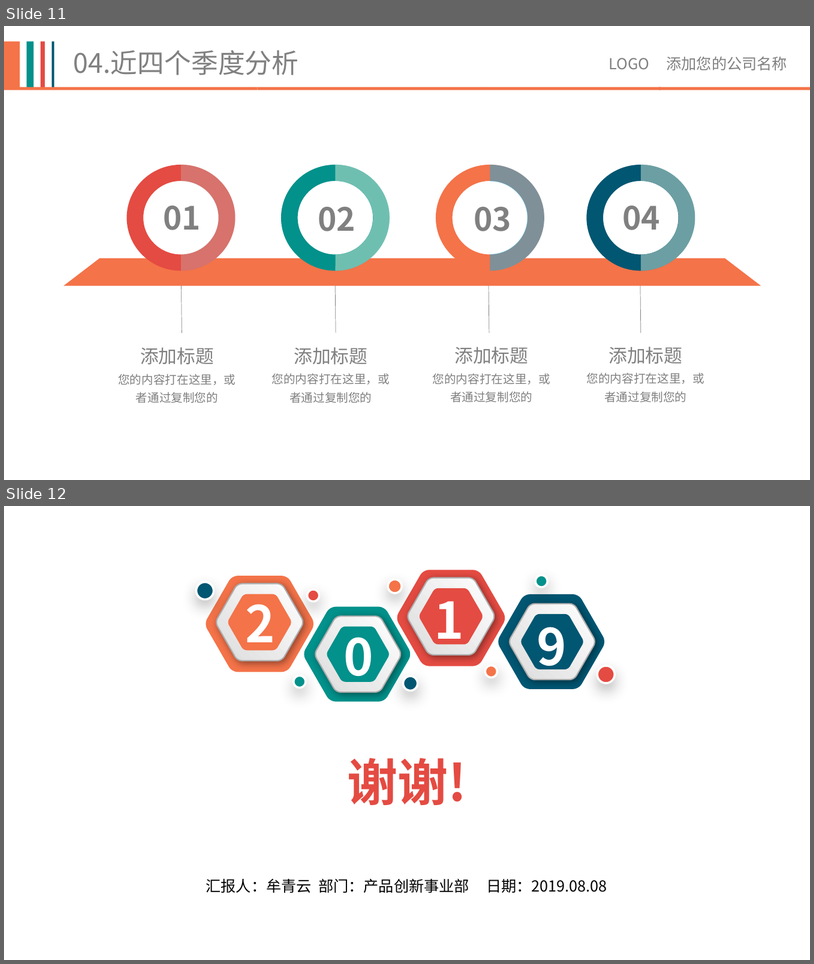
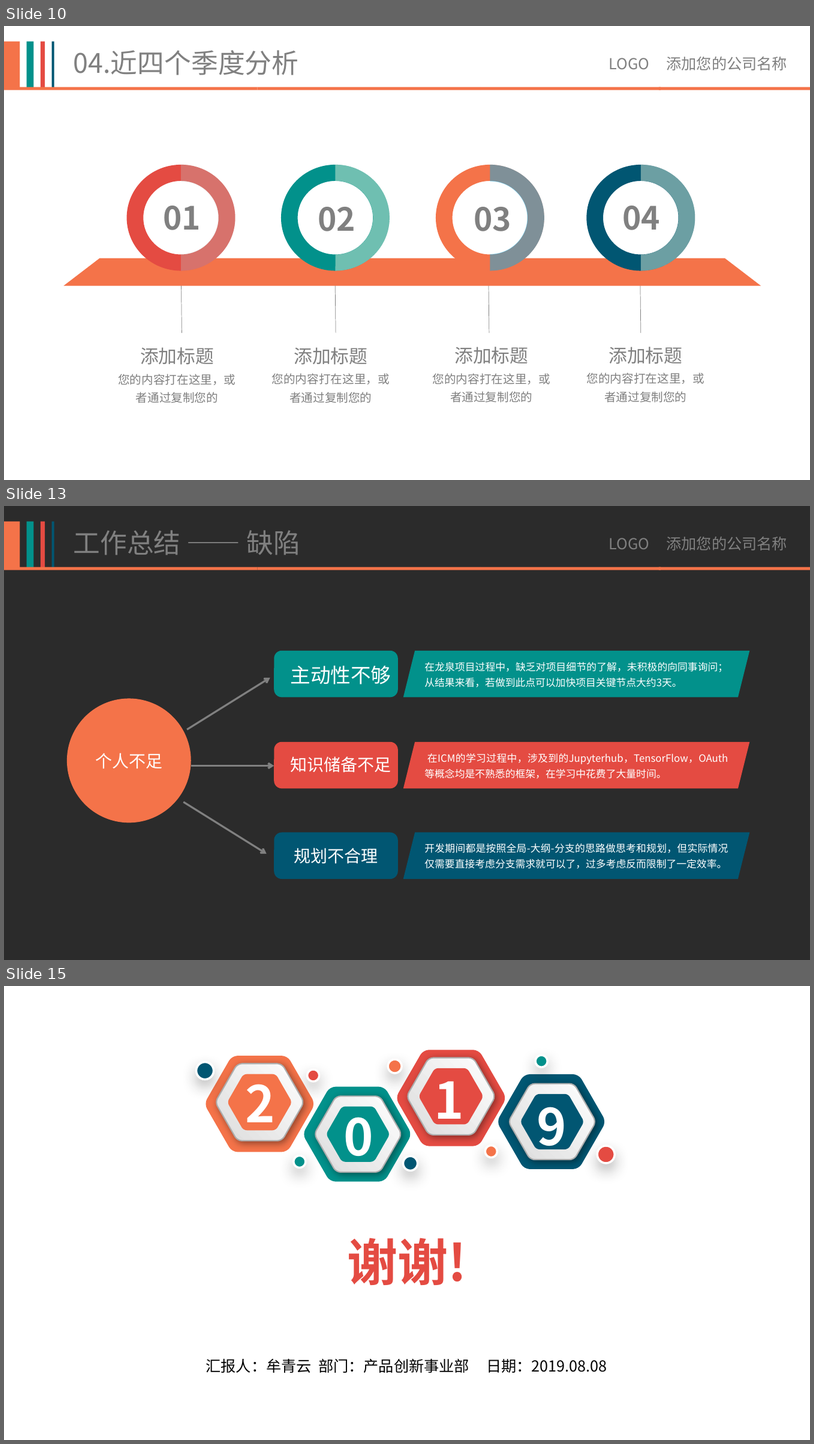
Before and after one commit to TinyWorker/speechless.github.io, a slide deck: images/通用商务.pptx. Shown one above the other, each under a label of ours: slides 11 and 12 before the commit, slides 10, 13 and 15 after it; the slides between them are not shown. The pictures are 814x964 and 814x1444 pixels, drawn with LibreOffice and Linux fonts; fonts in the diff are those of the drawing; background and template pictures are left out; a plain dark background stands for a picture behind light text. Boxes give left, top, right and bottom in pixels: in the first picture for what was removed or moved away, otherwise in the second. Text is boxed around its words. In the diff, an @@ line names an element or a change of style, - is before the commit and + after.

```diff
--- a/images/通用商务.pptx
+++ b/images/通用商务.pptx
@@ slide 13 added at (x1=4, y1=506, x2=810, y2=960), background picture (left out) @@
@@ group added at (x1=4, y1=521, x2=54, y2=567): 4 rectangles @@
@@ text added at (x1=74, y1=530, x2=301, y2=555), 32 pt, text #808080 @@
+工作总结 —— 缺陷
@@ text added at (x1=609, y1=537, x2=788, y2=550), 18 pt, text #808080 @@
+LOGO 添加您的公司名称
@@ group added at (x1=4, y1=567, x2=810, y2=570): 4 rectangles @@
@@ rounded rectangle added at (x1=275, y1=651, x2=398, y2=697), fill #02918B @@
@@ text added at (x1=290, y1=665, x2=391, y2=684), 24 pt, text #FFFFFF @@
+主动性不够
@@ parallelogram added at (x1=404, y1=651, x2=750, y2=697), fill #02918B @@
@@ text added at (x1=425, y1=662, x2=728, y2=687), 12 pt, text #FFFFFF @@
+在龙泉项目过程中，缺乏对项目细节的了解，未积极的向同事询问；从结果来看，若做到此点可以加快项目关键节点大约3天。
@@ arrow added from (188, 729) to (270, 678), #808080 2.25 pt @@
@@ ellipse added at (x1=67, y1=699, x2=191, y2=822), fill #F47349, 20 pt, text #FFFFFF @@
+个人不足
@@ rounded rectangle added at (x1=275, y1=742, x2=398, y2=789), fill #E44B42 @@
@@ text added at (x1=290, y1=756, x2=391, y2=772), 20 pt, text #FFFFFF @@
+知识储备不足
@@ parallelogram added at (x1=404, y1=742, x2=750, y2=789), fill #E44B42 @@
@@ text added at (x1=425, y1=753, x2=728, y2=778), 12 pt, text #FFFFFF @@
+在ICM的学习过程中，涉及到的Jupyterhub，TensorFlow，OAuth等概念均是不熟悉的框架，在学习中花费了大量时间。
@@ arrow added from (191, 766) to (275, 766), #808080 2.25 pt @@
@@ arrow added from (183, 802) to (267, 853), #808080 2.25 pt @@
@@ rounded rectangle added at (x1=275, y1=832, x2=398, y2=879), fill #015672, 20 pt, text #FFFFFF @@
+规划不合理
@@ parallelogram added at (x1=404, y1=832, x2=750, y2=879), fill #015672 @@
@@ text added at (x1=425, y1=843, x2=728, y2=868), 12 pt, text #FFFFFF @@
+开发期间都是按照全局-大纲-分支的思路做思考和规划，但实际情况仅需要直接考虑分支需求就可以了，过多考虑反而限制了一定效率。
@@ what was slide 11 is now slide 10 @@
@@ what was slide 12 is now slide 15 @@
```
Also in this commit, not shown: 5 slides changed, 1 other slide added, 2 slides removed.
